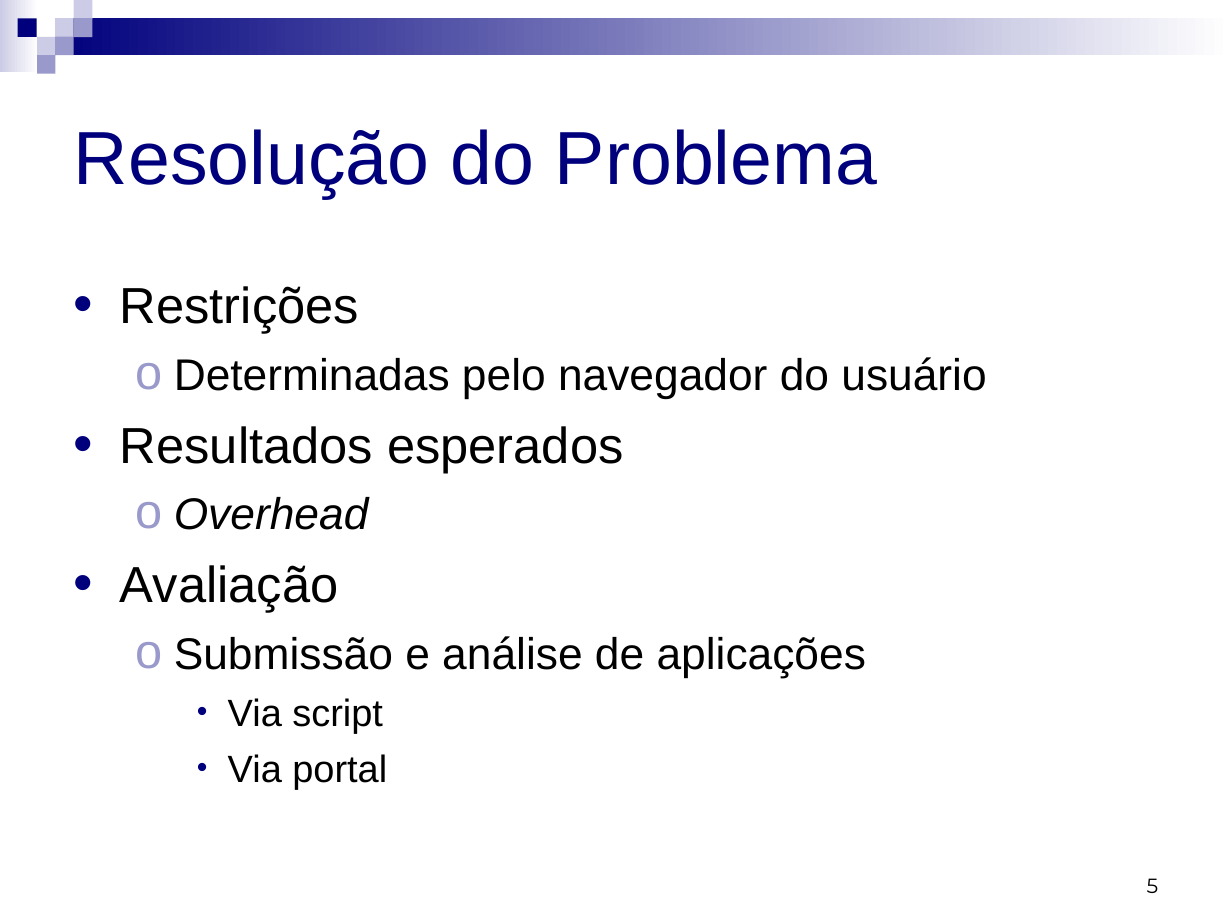
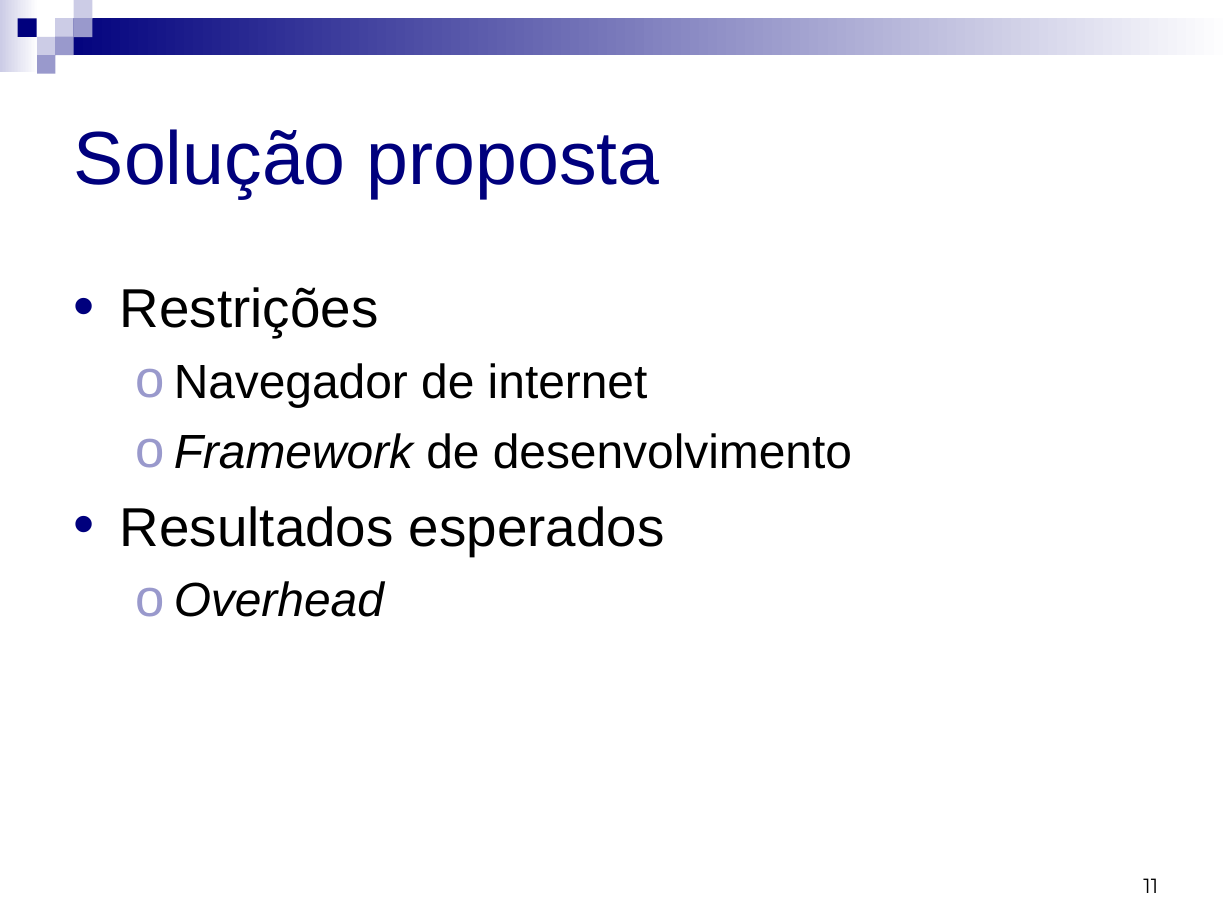
Before and after one commit to micheldavid/tcc-michel, a slide deck: slide 11 of Apresentação/Michel David da Costa - Apresentação.ppt (slide 5 before the commit). Drawn at 1232x924 pixels with LibreOffice and Linux fonts; fonts in the diff are those of the drawing. Boxes give left, top, right and bottom in pixels: in the first picture for what was removed or moved away, otherwise in the second. Text is boxed around its words. In the diff, an @@ line names an element or a change of style, - is before the commit and + after.

```diff
--- a/Apresentação/Michel David da Costa - Apresentação.ppt
+++ b/Apresentação/Michel David da Costa - Apresentação.ppt
@@ title at (74, 129, 660, 198): text changed @@
-Resolução do Problema
+Solução proposta
@@ text at (120, 287, 665, 617): size 29.6 to 32 pt in "Restrições", "Resultados esperados"; size 25.9 to 28 pt in "Overhead" @@
@@ text at (174, 363, 852, 469): text changed; size 25.9 to 28 pt @@
-  ο Determinadas pelo navegador do usuário
+  ο Navegador de internet
+  ο Framework de desenvolvimento
@@ text at (120, 565, 866, 789): paragraphs removed @@
-• Avaliação
-  ο Submissão e análise de aplicações
-    • Via script
-    • Via portal
@@ page number at (1143, 878, 1158, 893): text changed @@
-5
+11
```
Also in this commit, not shown: 11 other slides changed, 5 slides added, 1 slide removed.
